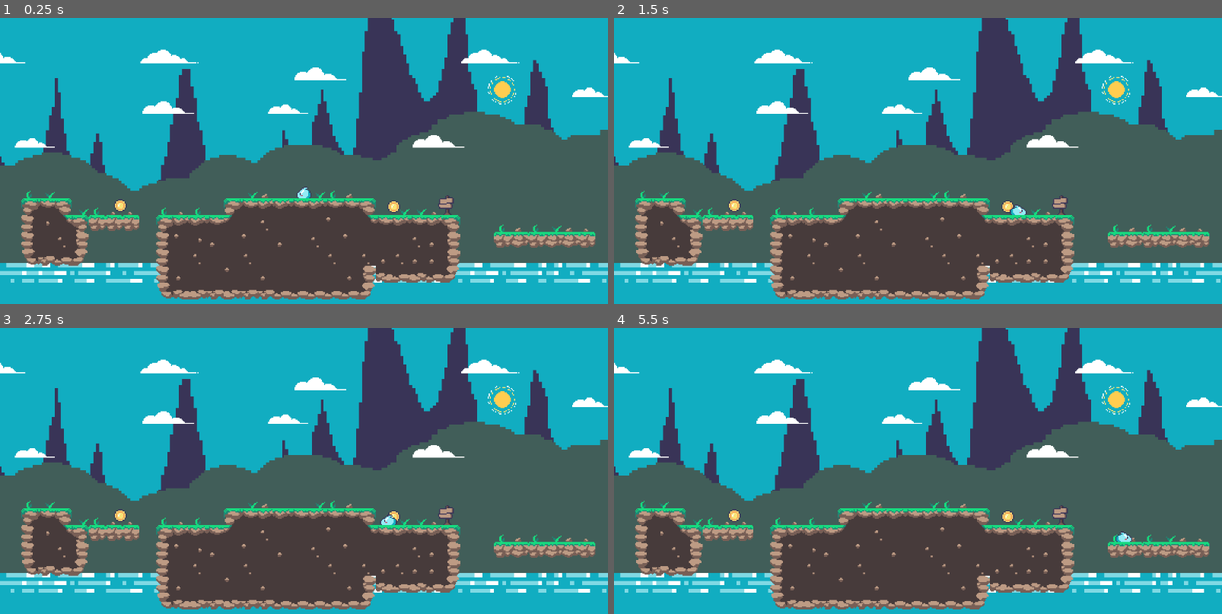
Above: before the commit, frames 1-4 (two rows, left to right).
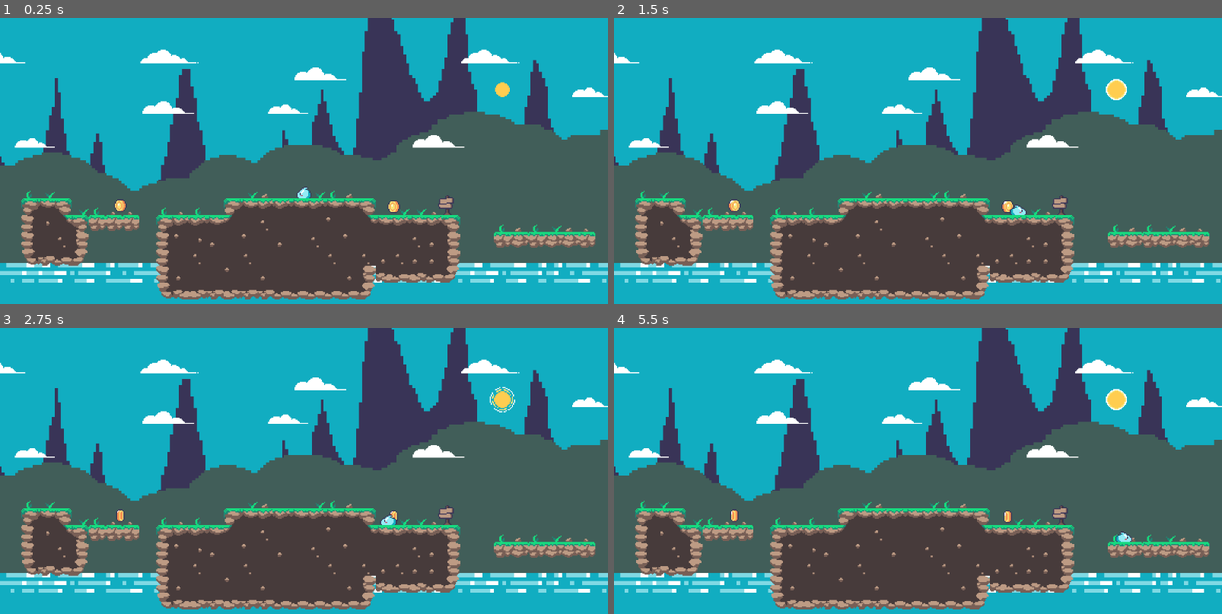
Above: after the commit, the same moments.

Repository: KreaMonto/platforms_game
Game: Godot game, scene res://scenes/world.tscn
Two runs of this game, one before a commit and one after it. Both use one fixed random seed, a clock stepped at 60 frames per second and the inputs below.
Inputs:
- Up to frame 1 (0.25 s): no input
- Up to frame 2 (1.5 s): tap Enter (ui_accept) at 0.5, 0.77 s; hold Right (ui_right) from 0.53 s (still down)
- Up to frame 3 (2.75 s): tap Enter (ui_accept) at 1.52 s; release Right (ui_right) at 2.03 s; hold Left (ui_left) from 2.03 s (still down)
- Up to frame 4 (5.5 s): release Left (ui_left) at 2.78 s; hold Right (ui_right) 2.78-4.28 s; tap Enter (ui_accept) at 3.02, 3.77, 4.52 s; hold Left (ui_left) 4.28-5.03 s; hold Right (ui_right) from 5.03 s (still down)

The runs differ from the first frame. In frame 1, 0.2% of the frame differs, in the area x 19-85%, y 20-69%; in frame 2, 0.2%; in frame 3, 0.2%; in frame 4, 0.3%, in the area x 18-85%, y 20-68%.

Commit message:
Adding animations

Diff:
--- a/scenes/coin.tscn
+++ b/scenes/coin.tscn
@@ -1,10 +1,55 @@
-[gd_scene load_steps=2 format=3 uid="uid://dy7pdqiovtq6g"]
+[gd_scene load_steps=6 format=3 uid="uid://dy7pdqiovtq6g"]
 
+[ext_resource type="Script" path="res://scripts/coin.gd" id="1_c3cjy"]
 [ext_resource type="Texture2D" uid="uid://bhlpn3n7a63t5" path="res://assets/Objects/coin_gold.png" id="1_etsfu"]
 
+[sub_resource type="Animation" id="Animation_w7ri5"]
+resource_name = "spin"
+length = 1.6
+loop_mode = 1
+tracks/0/type = "value"
+tracks/0/imported = false
+tracks/0/enabled = true
+tracks/0/path = NodePath("Sprite2D:frame")
+tracks/0/interp = 1
+tracks/0/loop_wrap = true
+tracks/0/keys = {
+"times": PackedFloat32Array(0, 0.2, 0.4, 0.6, 0.8, 1, 1.2, 1.4),
+"transitions": PackedFloat32Array(1, 1, 1, 1, 1, 1, 1, 1),
+"update": 1,
+"values": [0, 1, 2, 3, 4, 5, 6, 7]
+}
+
+[sub_resource type="Animation" id="Animation_bbxlm"]
+length = 0.001
+tracks/0/type = "value"
+tracks/0/imported = false
+tracks/0/enabled = true
+tracks/0/path = NodePath("Sprite2D:frame")
+tracks/0/interp = 1
+tracks/0/loop_wrap = true
+tracks/0/keys = {
+"times": PackedFloat32Array(0),
+"transitions": PackedFloat32Array(1),
+"update": 1,
+"values": [0]
+}
+
+[sub_resource type="AnimationLibrary" id="AnimationLibrary_jmcty"]
+_data = {
+"RESET": SubResource("Animation_bbxlm"),
+"spin": SubResource("Animation_w7ri5")
+}
+
 [node name="Node2D" type="Node2D"]
+script = ExtResource("1_c3cjy")
 
 [node name="Sprite2D" type="Sprite2D" parent="."]
 position = Vector2(36, 23)
 texture = ExtResource("1_etsfu")
 hframes = 8
+
+[node name="AnimationPlayer" type="AnimationPlayer" parent="."]
+libraries = {
+"": SubResource("AnimationLibrary_jmcty")
+}
--- a/scenes/player_slime.tscn
+++ b/scenes/player_slime.tscn
@@ -2,6 +2,21 @@
 
 [ext_resource type="Texture2D" uid="uid://dcxejmg7l4q55" path="res://assets/Enemies/slime_blue.png" id="1_li3nd"]
 [ext_resource type="Script" path="res://scripts/player_slime.gd" id="1_ssuxx"]
+
+[sub_resource type="Animation" id="Animation_pdyu7"]
+length = 0.001
+tracks/0/type = "value"
+tracks/0/imported = false
+tracks/0/enabled = true
+tracks/0/path = NodePath("Sprite2D:frame")
+tracks/0/interp = 1
+tracks/0/loop_wrap = true
+tracks/0/keys = {
+"times": PackedFloat32Array(0),
+"transitions": PackedFloat32Array(1),
+"update": 1,
+"values": [0]
+}
 
 [sub_resource type="Animation" id="Animation_cwc47"]
 resource_name = "idle"
@@ -20,8 +35,10 @@
 "values": [2, 0]
 }
 
-[sub_resource type="Animation" id="Animation_pdyu7"]
-length = 0.001
+[sub_resource type="Animation" id="Animation_pkugu"]
+resource_name = "jump"
+length = 1.8
+loop_mode = 1
 tracks/0/type = "value"
 tracks/0/imported = false
 tracks/0/enabled = true
@@ -29,10 +46,10 @@
 tracks/0/interp = 1
 tracks/0/loop_wrap = true
 tracks/0/keys = {
-"times": PackedFloat32Array(0),
-"transitions": PackedFloat32Array(1),
+"times": PackedFloat32Array(0, 0.2, 0.4, 0.9, 1, 1.3, 1.4),
+"transitions": PackedFloat32Array(1, 1, 1, 1, 1, 1, 1),
 "update": 1,
-"values": [0]
+"values": [2, 1, 2, 4, 6, 4, 2]
 }
 
 [sub_resource type="Animation" id="Animation_wc15v"]
@@ -50,23 +67,6 @@
 "transitions": PackedFloat32Array(1, 1),
 "update": 1,
 "values": [0, 2]
-}
-
-[sub_resource type="Animation" id="Animation_pkugu"]
-resource_name = "jump"
-length = 1.8
-loop_mode = 1
-tracks/0/type = "value"
-tracks/0/imported = false
-tracks/0/enabled = true
-tracks/0/path = NodePath("Sprite2D:frame")
-tracks/0/interp = 1
-tracks/0/loop_wrap = true
-tracks/0/keys = {
-"times": PackedFloat32Array(0, 0.2, 0.4, 0.9, 1, 1.3, 1.4),
-"transitions": PackedFloat32Array(1, 1, 1, 1, 1, 1, 1),
-"update": 1,
-"values": [2, 1, 2, 4, 6, 4, 2]
 }
 
 [sub_resource type="AnimationLibrary" id="AnimationLibrary_pmmj2"]
--- a/scenes/sun.tscn
+++ b/scenes/sun.tscn
@@ -1,10 +1,55 @@
-[gd_scene load_steps=2 format=3 uid="uid://ch53g22fw0gpy"]
+[gd_scene load_steps=6 format=3 uid="uid://ch53g22fw0gpy"]
 
+[ext_resource type="Script" path="res://scripts/sun.gd" id="1_7tqk0"]
 [ext_resource type="Texture2D" uid="uid://d1lpv502frkd2" path="res://assets/Deco/sun.png" id="1_d0l8y"]
 
+[sub_resource type="Animation" id="Animation_obwhl"]
+resource_name = "shine"
+length = 2.0
+loop_mode = 1
+tracks/0/type = "value"
+tracks/0/imported = false
+tracks/0/enabled = true
+tracks/0/path = NodePath("Sprite2D:frame")
+tracks/0/interp = 1
+tracks/0/loop_wrap = true
+tracks/0/keys = {
+"times": PackedFloat32Array(0, 0.3, 0.6, 0.9, 1.2, 1.5),
+"transitions": PackedFloat32Array(1, 1, 1, 1, 1, 1),
+"update": 1,
+"values": [0, 1, 2, 3, 4, 5]
+}
+
+[sub_resource type="Animation" id="Animation_qkkhg"]
+length = 0.001
+tracks/0/type = "value"
+tracks/0/imported = false
+tracks/0/enabled = true
+tracks/0/path = NodePath("Sprite2D:frame")
+tracks/0/interp = 1
+tracks/0/loop_wrap = true
+tracks/0/keys = {
+"times": PackedFloat32Array(0),
+"transitions": PackedFloat32Array(1),
+"update": 1,
+"values": [0]
+}
+
+[sub_resource type="AnimationLibrary" id="AnimationLibrary_yweda"]
+_data = {
+"RESET": SubResource("Animation_qkkhg"),
+"shine": SubResource("Animation_obwhl")
+}
+
 [node name="Node2D" type="Node2D"]
+script = ExtResource("1_7tqk0")
 
 [node name="Sprite2D" type="Sprite2D" parent="."]
 texture = ExtResource("1_d0l8y")
 hframes = 6
-frame = 5
+
+[node name="AnimationPlayer" type="AnimationPlayer" parent="."]
+speed_scale = 2.0
+libraries = {
+"": SubResource("AnimationLibrary_yweda")
+}
--- a/scenes/world.tscn
+++ b/scenes/world.tscn
@@ -187,10 +187,10 @@
 format = 2
 layer_0/tile_data = PackedInt32Array(65532, 131072, 1, 131068, 131072, 2, 131067, 196608, 1, 131066, 262144, 1, 131065, …(3109 unchanged characters)…
 
-[node name="Node2D" parent="." instance=ExtResource("7_08m4e")]
+[node name="Coin1" parent="." instance=ExtResource("7_08m4e")]
 position = Vector2(-198, -16)
 
-[node name="Node2D2" parent="." instance=ExtResource("7_08m4e")]
+[node name="Coin2" parent="." instance=ExtResource("7_08m4e")]
 position = Vector2(61, -15)
 
 [node name="Sign" type="Sprite2D" parent="."]
--- /dev/null
+++ b/scripts/coin.gd
@@ -0,0 +1,6 @@
+extends Node2D
+
+@onready var animation = $AnimationPlayer
+# Called when the node enters the scene tree for the first time.
+func _ready():
+	animation.play("spin")
--- /dev/null
+++ b/scripts/sun.gd
@@ -0,0 +1,6 @@
+extends Node2D
+
+@onready var animation = $AnimationPlayer
+
+func _ready():
+	animation.play("shine")
